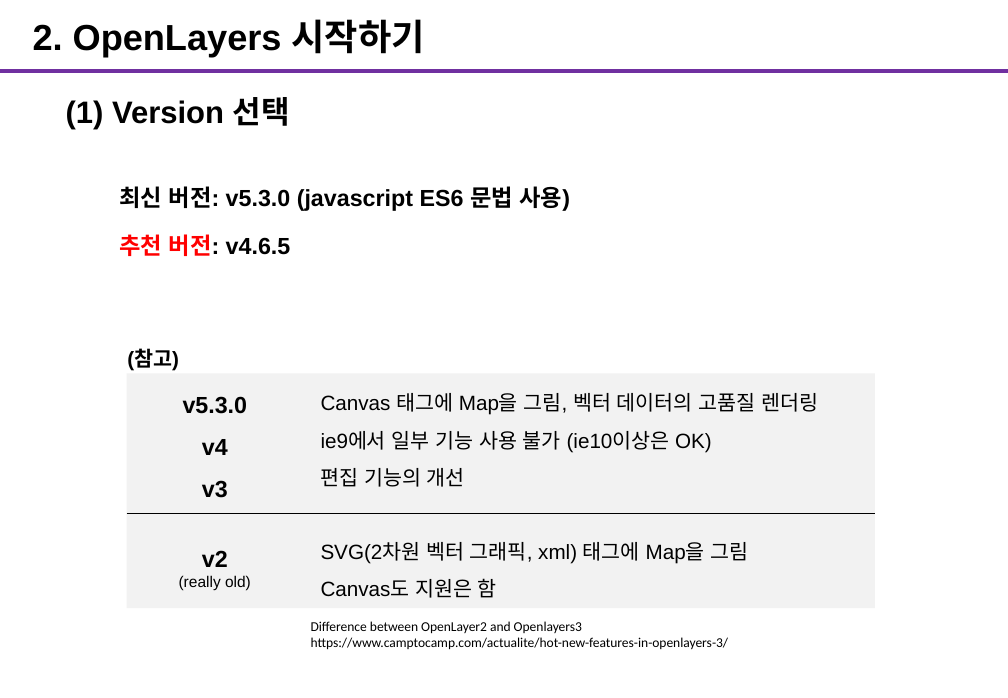
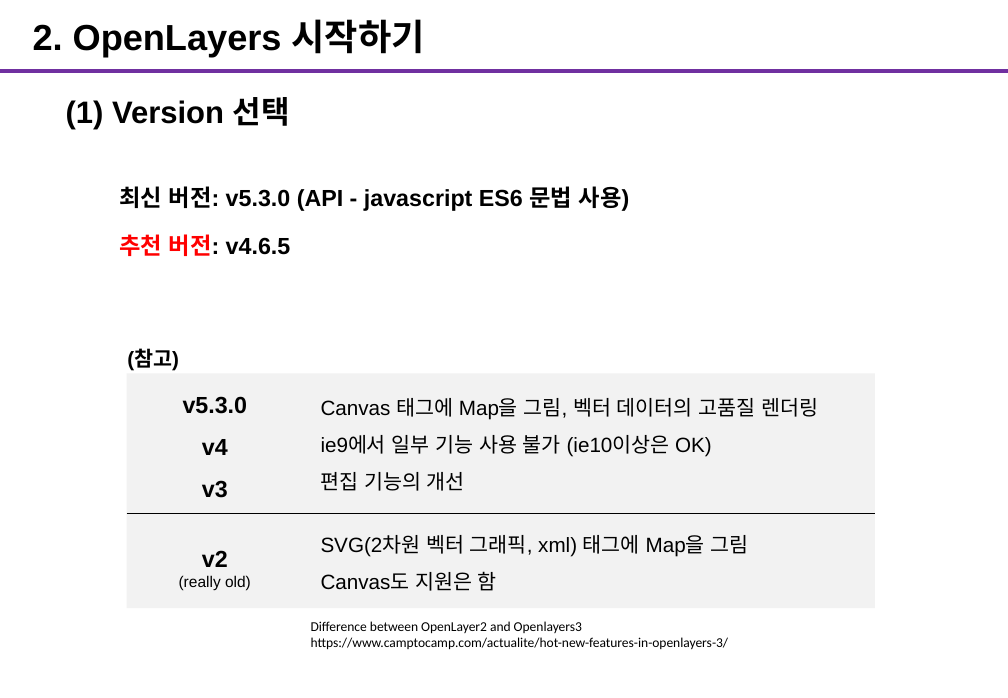
Before and after one commit to Gaia3D/gis-demo, a slide deck: slide 6 of src/main/resources/static/doc/openlayers_20190813.pptx (slide 5 before the commit). Drawn at 1008x698 pixels with LibreOffice and Linux fonts; fonts in the diff are those of the drawing. Boxes give left, top, right and bottom in pixels: in the first picture for what was removed or moved away, otherwise in the second. Text is boxed around its words. In the diff, an @@ line names an element or a change of style, - is before the commit and + after.

```diff
--- a/src/main/resources/static/doc/openlayers_20190813.pptx
+++ b/src/main/resources/static/doc/openlayers_20190813.pptx
@@ text at bbox=[119, 186, 630, 211]: text changed @@
-최신 버전: v5.3.0 (javascript ES6 문법 사용)
+최신 버전: v5.3.0 (API - javascript ES6 문법 사용)
@@ text "Canvas 태그에 Map을 그림, 벡터 ..." rewrapped from bbox=[321, 393, 818, 598] to bbox=[321, 398, 818, 591] @@
```
Also in this commit, not shown: 3 other slides changed, 4 slides added, 3 other files.
